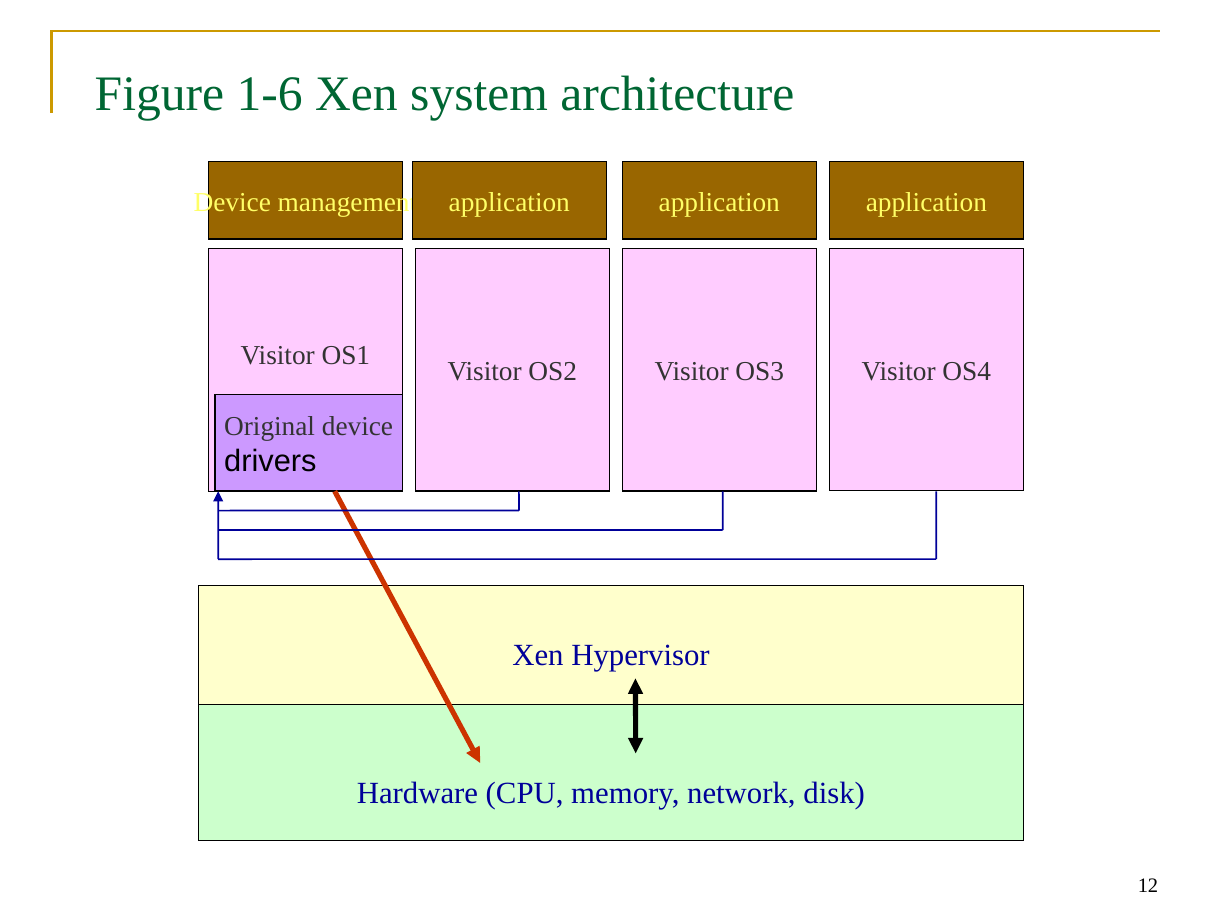
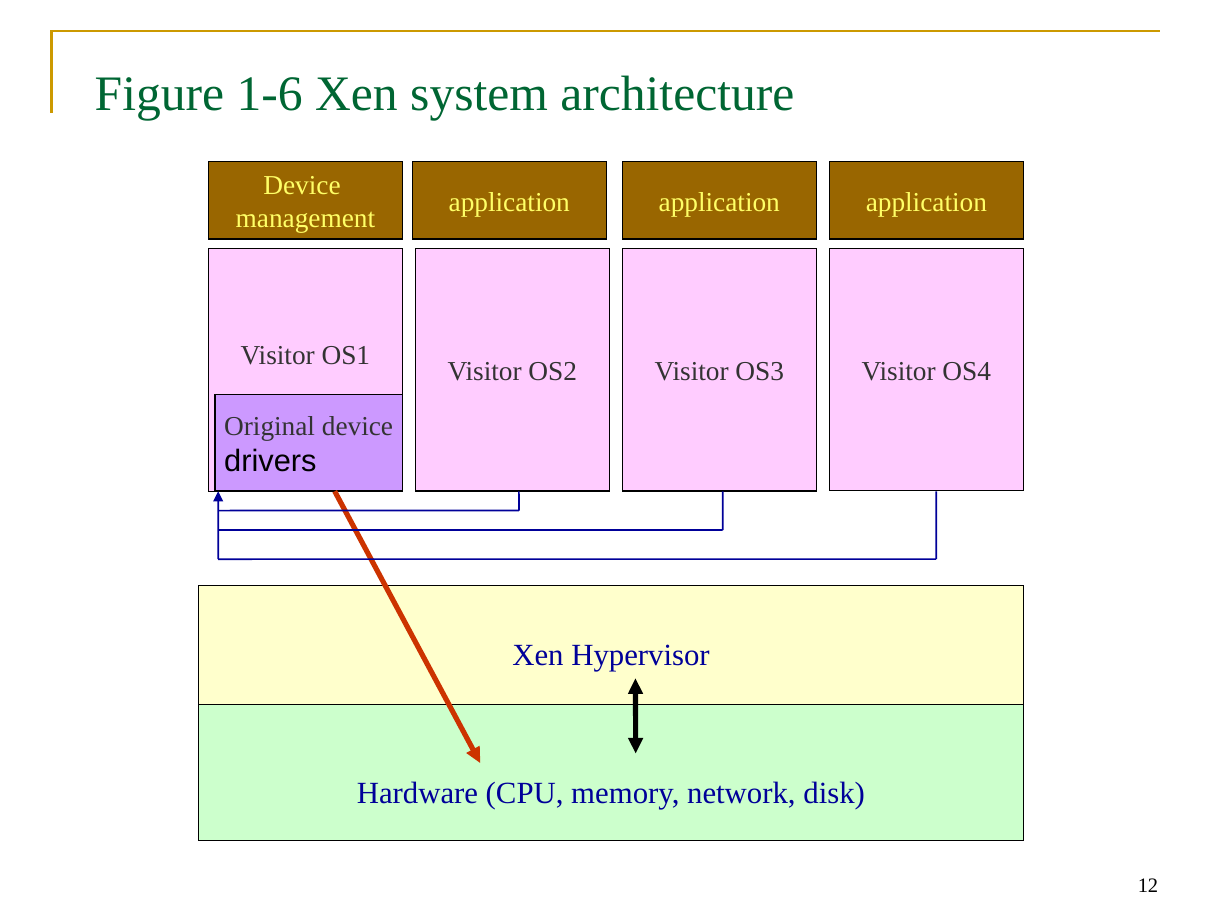
Before and after one commit to kevincdj3269-hash/Operating_System-, a slide deck: slide 12 of Course PPT/CH 1/Chapter 1 Introduction to Operating Systems.pptx.ppt. Drawn at 1232x924 pixels with LibreOffice and Linux fonts; fonts in the diff are those of the drawing. Boxes give left, top, right and bottom in pixels: in the first picture for what was removed or moved away, otherwise in the second. Text is boxed around its words. In the diff, an @@ line names an element or a change of style, - is before the commit and + after.

```diff
--- a/Course PPT/CH 1/Chapter 1 Introduction to Operating Systems.pptx.ppt
+++ b/Course PPT/CH 1/Chapter 1 Introduction to Operating Systems.pptx.ppt
@@ text in rectangle at <box>236,176,375,232</box>: text changed @@
-Device management
+Device
+management
```
Also in this commit, not shown: 17 other slides changed.
